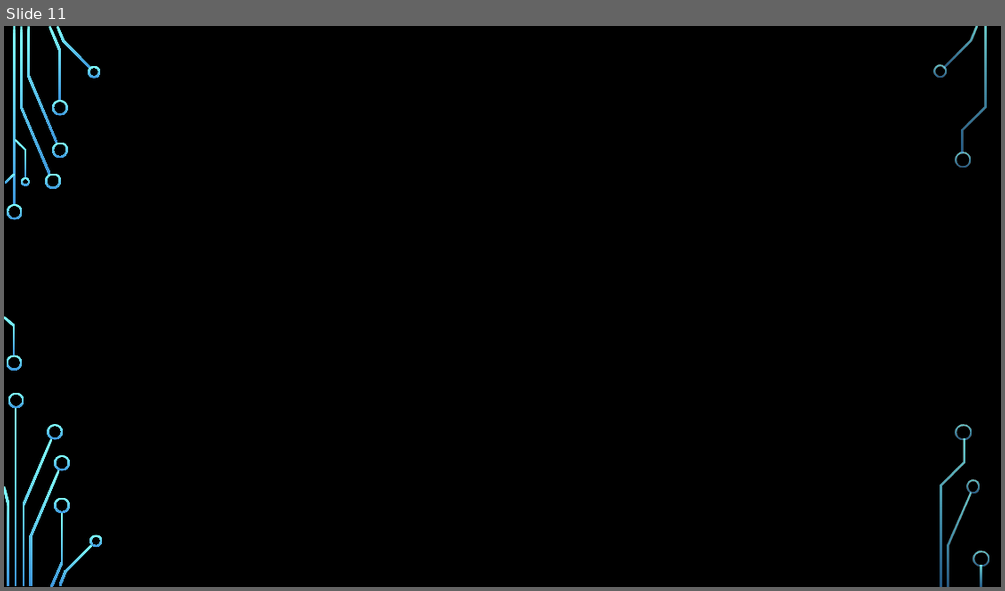
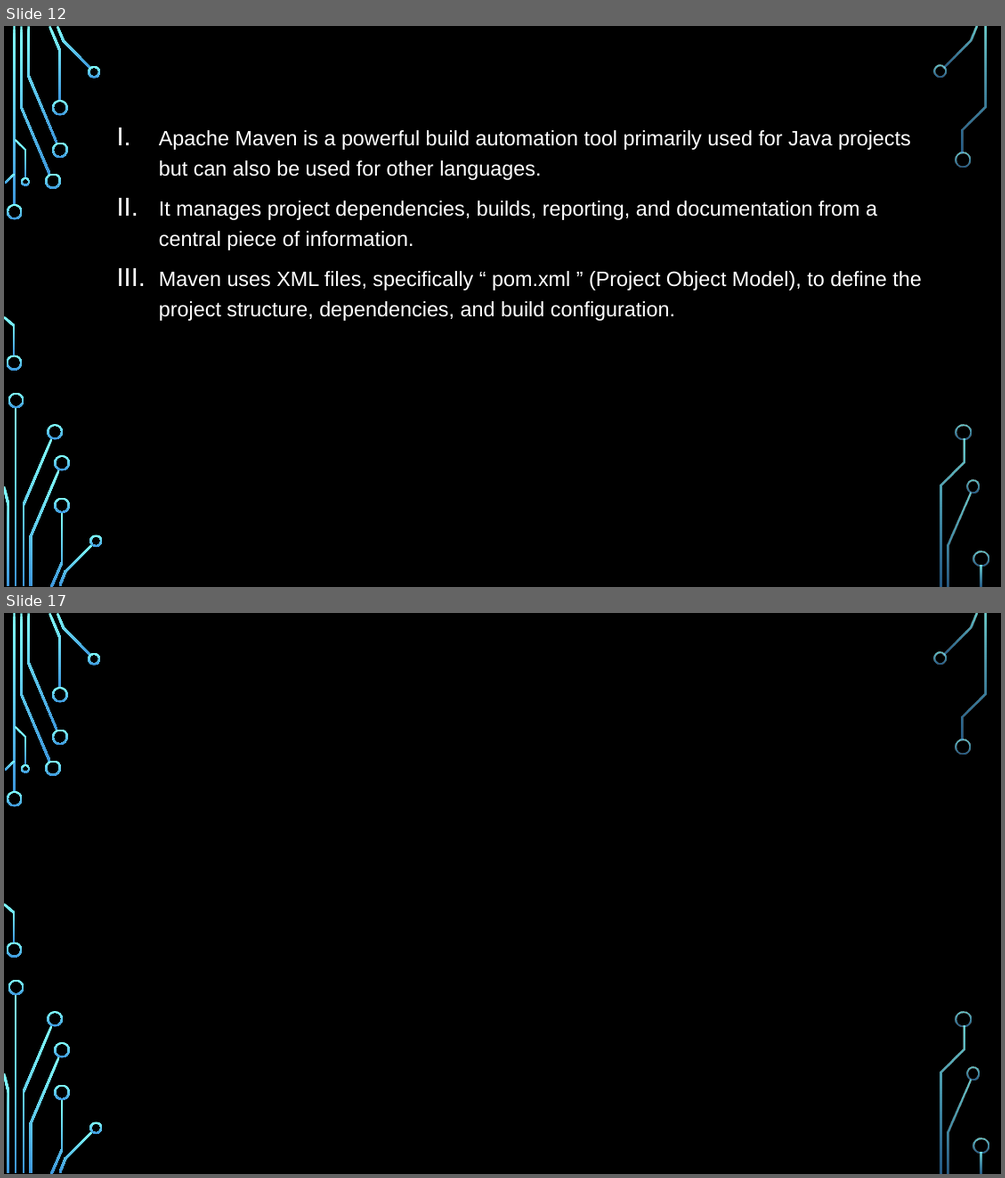
Before and after one commit to iamVishal8947/Campus-Canteen-Management-System, a slide deck: Ppts/CMS presentation.pptx. Shown one above the other, each under a label of ours: slide 11 before the commit, slides 12 and 17 after it; the slides between them are not shown. The pictures are 1005x591 and 1005x1178 pixels, drawn with LibreOffice and Linux fonts; fonts in the diff are those of the drawing; background and template pictures are left out. Boxes give left, top, right and bottom in pixels: in the first picture for what was removed or moved away, otherwise in the second. Text is boxed around its words. In the diff, an @@ line names an element or a change of style, - is before the commit and + after.

```diff
--- a/Ppts/CMS presentation.pptx
+++ b/Ppts/CMS presentation.pptx
@@ slide 12 added at (x1=4, y1=26, x2=1001, y2=587), background picture (left out); not listed: 36 template elements that a slide beside it also shows @@
@@ text added at (x1=159, y1=130, x2=921, y2=321), 20 pt, text #FFFFFF @@
+• Apache Maven
+I. Apache Maven is a powerful build automation tool primarily used for Java projects but can also be used for other languages.
+II. It manages project dependencies, builds, reporting, and documentation from a central piece of information.
+III. Maven uses XML files, specifically “ pom.xml ” (Project Object Model), to define the project structure, dependencies, and build configuration.
@@ what was slide 11 is now slide 17 @@
```
Also in this commit, not shown: 7 slides changed, 6 other slides added, 1 slide removed.
